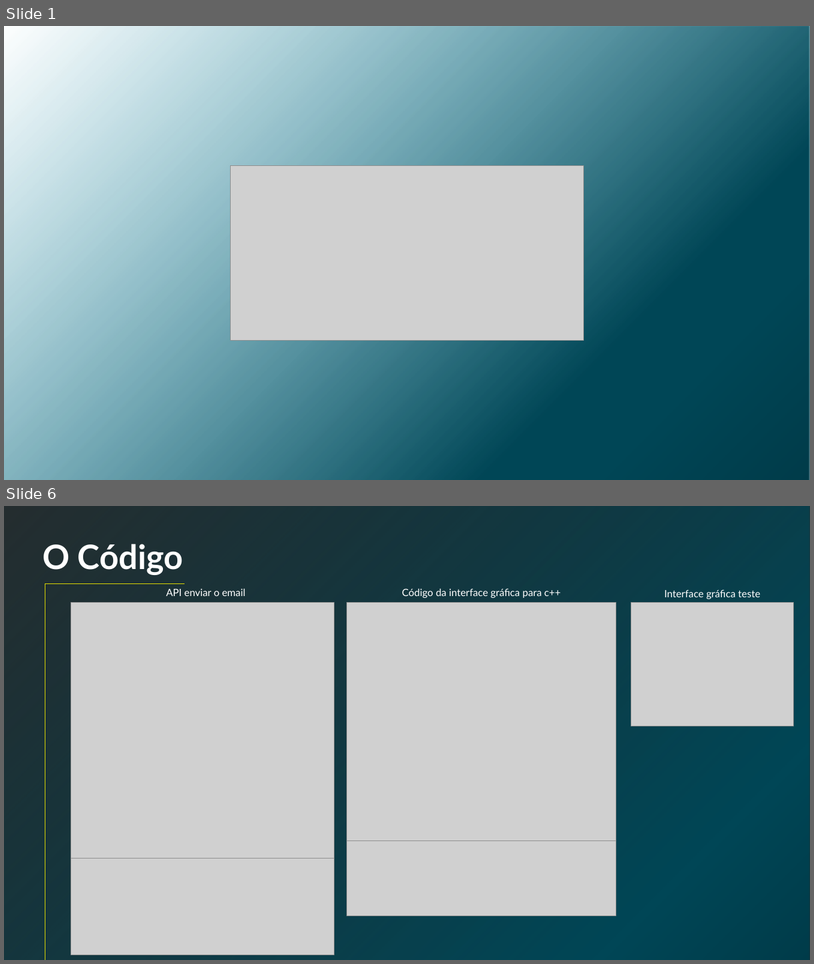
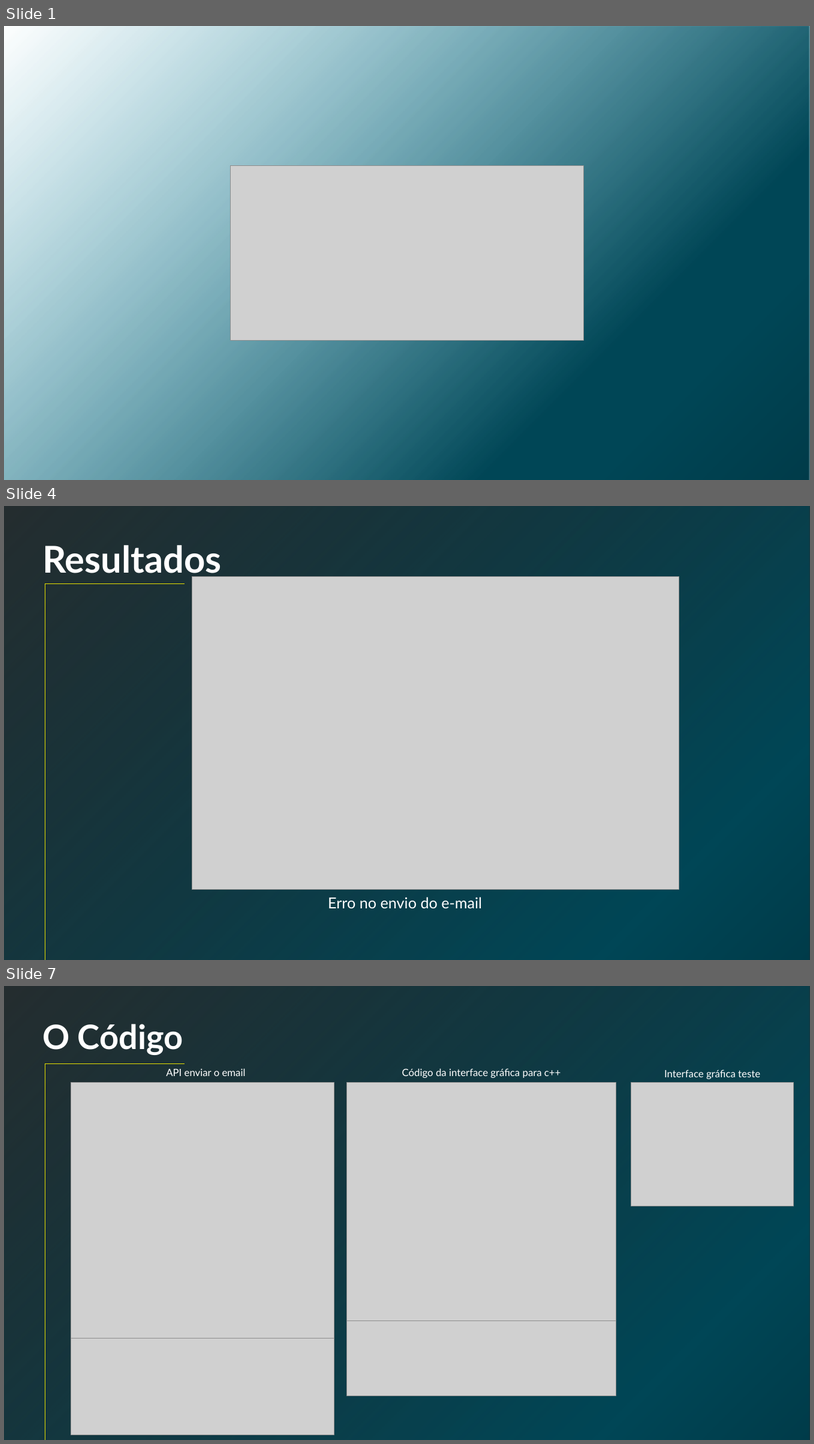
Before and after one commit to GianLucena/batimento-cardiaco, a slide deck: academy coding/Apresentação Final .pptx. Shown one above the other, each under a label of ours: slides 1 and 6 before the commit, slides 1, 4 and 7 after it; the slides between them are not shown. The pictures are 814x964 and 814x1444 pixels, drawn with LibreOffice and Linux fonts; fonts in the diff are those of the drawing; grey boxes stand for pictures; background and template pictures are left out; a plain dark background stands for a picture behind light text. Boxes give left, top, right and bottom in pixels: in the first picture for what was removed or moved away, otherwise in the second. Text is boxed around its words. In the diff, an @@ line names an element or a change of style, - is before the commit and + after.

```diff
--- a/academy coding/Apresentação Final .pptx
+++ b/academy coding/Apresentação Final .pptx
@@ slide 4 added at (x1=4, y1=506, x2=810, y2=960), background picture (left out) @@
@@ rectangle added at (x1=4, y1=506, x2=810, y2=960), fill gradient #003B49 to #004656 @@
@@ text added at (x1=42, y1=545, x2=222, y2=580), 44 pt, text #FFFFFF, bold @@
+Resultados
@@ picture added at (x1=192, y1=577, x2=680, y2=889) @@
@@ line added from (45, 584) to (45, 960), #E8E100 1 pt @@
@@ line added from (184, 584) to (45, 584), #E8E100 1 pt @@
@@ text added at (x1=328, y1=897, x2=482, y2=908), 18 pt, text #FFFFFF @@
+Erro no envio do e-mail
@@ what was slide 6 is now slide 7 @@
```
Also in this commit, not shown: 1 slide changed, 3 other slides added, 3 slides removed, 40 other files.
